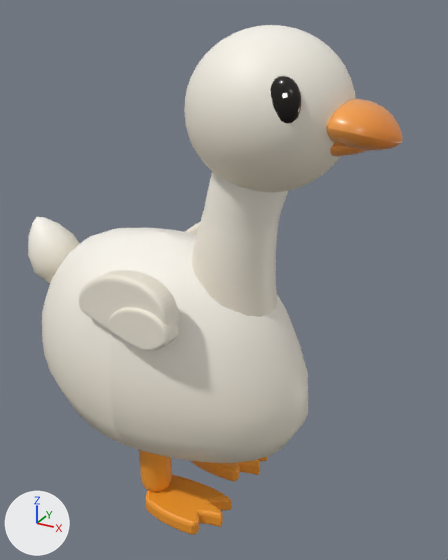
The glTF model download/duck.glb as it was, and as the next commit left it.
Camera for both pictures: a 50 mm lens placed at (1.352, -1.949, 2.034), pointed at (0.239, 0.075, 1.022). Every picture has the same lights, and +X, +Y and +Z are marked at lower left. The older version comes first. Where no turn or scale is listed for an object, it has been applied to the vertices. Vertices at exactly the same position are counted once.
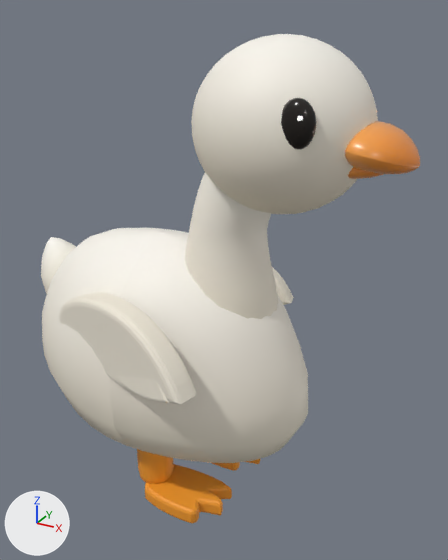
Not drawn themselves, but carrying or shaping drawn objects: ob_node_4, ob_node_6, ob_node_9, ob_node_12, ob_node_14, ob_node_18, ob_node_26, ob_node_30.

Where the newer file only moved an object's origin or applied its transform, the numbers keep the older frame.

What differs and where, as boxes [x1, y1, x2, y2] in the pictures (448 x 560 px; the box of a moved part takes in the faces that stretch with it):
'Mesh_5', reshaped (9% wider, 8% taller)
    before: [184, 25, 356, 192]
    after: [191, 34, 378, 214]
'Mesh_4', reshaped, moved, turned
    before: [192, 171, 288, 317]
    after: [185, 173, 278, 319]
'Mesh_2', reshaped, moved, turned, rescaled
    before: [79, 270, 179, 330]
    after: [59, 292, 196, 404]
'Mesh_6', reshaped
    before: [326, 99, 403, 151]
    after: [345, 121, 420, 174]
'Mesh_13', moved
    before: [145, 474, 232, 535]
    after: [145, 464, 232, 523]
'Mesh_3', reshaped, moved, turned, rescaled
    before: [108, 307, 178, 351]
    after: [115, 375, 170, 403]
'Mesh_1', moved, turned, rescaled
    before: [28, 217, 80, 283]
    after: [41, 237, 76, 294]
'Mesh_8', moved, turned
    before: [270, 76, 302, 123]
    after: [281, 98, 316, 149]
'Mesh_12', moved
    before: [139, 450, 172, 492]
    after: [137, 449, 174, 484]
'Mesh_13.001', moved (mostly hidden afterwards)
    before: [191, 457, 267, 481]
    after: [212, 459, 260, 471]
'Mesh_7', reshaped
    before: [330, 143, 367, 157]
    after: [348, 167, 384, 179]
'Mesh_2.001', reshaped, moved, turned, rescaled (mostly hidden before)
    before: [185, 222, 200, 235]
    after: [272, 267, 294, 305]
'Mesh_9', moved, turned
    before: [282, 93, 288, 98]
    after: [297, 116, 303, 121]
part 1 of me_mesh_2, moved or reshaped
    before: [79, 222, 200, 330]
    after: [59, 267, 294, 404]

The change, as a list of edits to the scene's bpy script:
```text
Change me_mesh_2:
    used by ob_mesh_2; parent = ob_node_6; location = (0.0, 0.0, 0.0); rotation_euler = (0.0, 0.0, -0.1), in degrees (0, 0, -5.7); scale = (0.8, 0.78, 0.8)
    remove me_mesh_2.from_pydata(...)  # 400 vertices, 796 faces; spans x -0.309..0.109, y -0.043..0.043, z -0.109..0.143
    add me_mesh_2.from_pydata(...)  # 400 vertices, 796 faces; spans x -0.375..0.231, y -0.045..0.045, z -0.114..0.162
    me_mesh_2 part 1: 400 of 400 vertices moved; they spanned x -0.309..0.109, y -0.043..0.043, z -0.109..0.143 and now span x -0.375..0.231, y -0.045..0.045, z -0.114..0.162; mean shift (-0.01, 0.0, 0.008)
Change me_mesh_3:
    used by ob_mesh_3; parent = ob_node_6; location = (0.045, -0.018, -0.028); rotation_euler = (0.0, 0.0, -0.1), in degrees (0, 0, -5.7); scale = (0.52, 0.7, 0.52)
    remove me_mesh_3.from_pydata(...)  # 400 vertices, 796 faces; spans x -0.309..0.109, y -0.043..0.043, z -0.109..0.143
    add me_mesh_3.from_pydata(...)  # 400 vertices, 796 faces; spans x -0.375..0.231, y -0.045..0.045, z -0.114..0.162
    me_mesh_3 part 2: 400 of 400 vertices moved; they spanned x -0.309..0.109, y -0.043..0.043, z -0.109..0.143 and now span x -0.375..0.231, y -0.045..0.045, z -0.114..0.162; mean shift (-0.01, 0.0, 0.008)
Change me_mesh_4:
    used by ob_mesh_4; parent = ob_node_12; location = (0.0, 0.0, 0.0)
    remove me_mesh_4.from_pydata(...)  # 683 vertices, 1320 faces; spans x -0.163..0.213, y -0.165..0.165, z -0.185..0.668
    add me_mesh_4.from_pydata(...)  # 682 vertices, 1320 faces; spans x -0.168..0.216, y -0.19..0.19, z -0.31..0.691
    me_mesh_4 part 3: 683 vertices removed from x -0.163..0.213, y -0.165..0.165, z -0.185..0.668; 682 vertices added at x -0.168..0.216, y -0.19..0.19, z -0.31..0.691
Change me_mesh_5:
    remove me_mesh_5.from_pydata(...)  # 611 vertices, 1176 faces; spans x -0.289..0.289, y -0.278..0.278, z -0.269..0.269
    add me_mesh_5.from_pydata(...)  # 611 vertices, 1176 faces; spans x -0.259..0.363, y -0.296..0.296, z -0.337..0.243
    me_mesh_5 part 4: the whole mesh is multiplied about its middle by the matrix ((1.076, 0.0, 0.054), (0.0, 1.067, 0.0), (-0.054, 0.0, 1.077)), then moved by (0.052, 0.0, -0.047)
Change me_mesh_6:
    remove me_mesh_6.from_pydata(...)  # 317 vertices, 572 faces; spans x 0.0..0.263, y -0.144..0.144, z -0.084..0.064
    add me_mesh_6.from_pydata(...)  # 317 vertices, 572 faces; spans x 0.064..0.325, y -0.156..0.156, z -0.149..0.0
    me_mesh_6 part 5: the whole mesh is multiplied about its middle by the matrix ((1.0, 0.0, 0.03), (0.0, 1.082, 0.0), (-0.03, 0.0, 1.0)), then moved by (0.064, 0.0, -0.065)
Change me_mesh_7:
    remove me_mesh_7.from_pydata(...)  # 161 vertices, 264 faces; spans x 0.0..0.208, y -0.093..0.093, z -0.03..0.048
    add me_mesh_7.from_pydata(...)  # 161 vertices, 264 faces; spans x 0.056..0.265, y -0.101..0.101, z -0.095..-0.018
    me_mesh_7 part 6: the whole mesh is multiplied about its middle by the matrix ((0.999, 0.0, 0.05), (0.0, 1.08, 0.0), (-0.05, 0.0, 0.999)), then moved by (0.056, 0.0, -0.066)
Change ob_node_4:
    ob_node_4.location: (-0.42, 0.0, 0.7) -> (-0.37, 0.0, 0.62)
    ob_node_4.rotation_euler: (0.0, -0.5, 0.0) -> (0.0, -0.45, 0.0)  # degrees (0, -29, 0) -> degrees (0, -26, 0)
Change ob_mesh_1:
    ob_mesh_1.scale: (0.92, 0.92, 0.92) -> (0.95, 0.95, 0.95)
Change ob_node_6:
    ob_node_6.location: (0.14, -0.29, 0.82) -> (0.1, -0.3, 0.67)
    ob_node_6.rotation_euler: (0.0, 0.15, 0.0) -> (0.0, 0.18, 0.0)  # degrees (0, 8.6, 0) -> degrees (0, 10, 0)
Change ob_mesh_2:
    ob_mesh_2.rotation_euler: (0.0, 0.0, -0.1) -> (0.0677, 0.018, -0.259)  # degrees (0, 0, -5.7) -> degrees (3.9, 1, -15)
    ob_mesh_2.scale: (0.8, 0.78, 0.8) -> (0.95, 0.9, 0.95)
Change ob_mesh_3:
    ob_mesh_3.location: (0.045, -0.018, -0.028) -> (0.05, -0.02, -0.015)
    ob_mesh_3.rotation_euler: (0.0, 0.0, -0.1) -> (0.0, 0.0, -0.3)  # degrees (0, 0, -5.7) -> degrees (0, 0, -17)
    ob_mesh_3.scale: (0.52, 0.7, 0.52) -> (0.58, 0.75, 0.58)
Change ob_node_9:
    ob_node_9.location: (0.14, 0.29, 0.82) -> (0.1, 0.3, 0.67)
    ob_node_9.rotation_euler: (0.0, 0.15, 0.0) -> (0.0, 0.18, 0.0)  # degrees (0, 8.6, 0) -> degrees (0, 10, 0)
Change ob_mesh_2_001:
    ob_mesh_2_001.scale: (0.8, 0.78, 0.8) -> (0.95, 0.9, 0.95)
Change ob_node_12:
    ob_node_12.location: (0.26, 0.0, 0.72) -> (0.24, 0.0, 0.7)
    ob_node_12.rotation_euler: (0.0, 0.0, 0.0) -> (0.0, 0.05, 0.0)  # degrees (0, 0, 0) -> degrees (0, 2.9, 0)
Change ob_node_14:
    ob_node_14.location: (0.1, 0.0, 0.64) -> (0.13, 0.0, 0.63)
Change ob_node_18:
    ob_node_18.location: (0.11, -0.165, 0.05) -> (0.115, -0.19, 0.05)
Change ob_mesh_12:
    ob_mesh_12.location: (0.038, -0.183, 0.227) -> (0.038, -0.183, 0.252)
Change ob_node_26:
    ob_node_26.location: (0.015, 0.0, -0.27) -> (0.015, 0.0, -0.22)
Change ob_node_30:
    ob_node_30.location: (0.015, 0.0, -0.27) -> (0.015, 0.0, -0.22)
```
